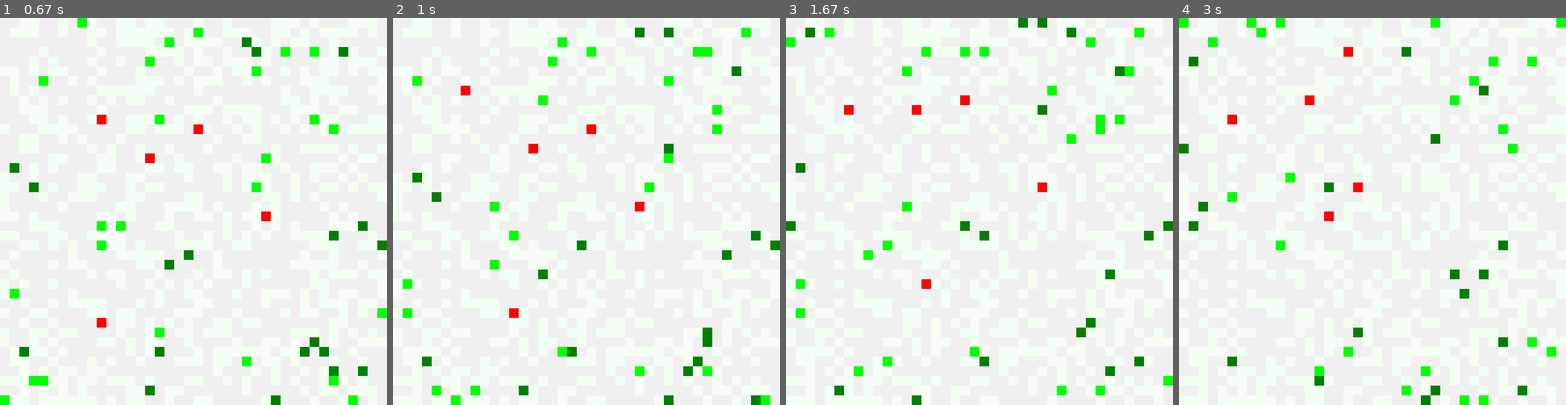
Above: before the commit, frames 1-4 (left to right).
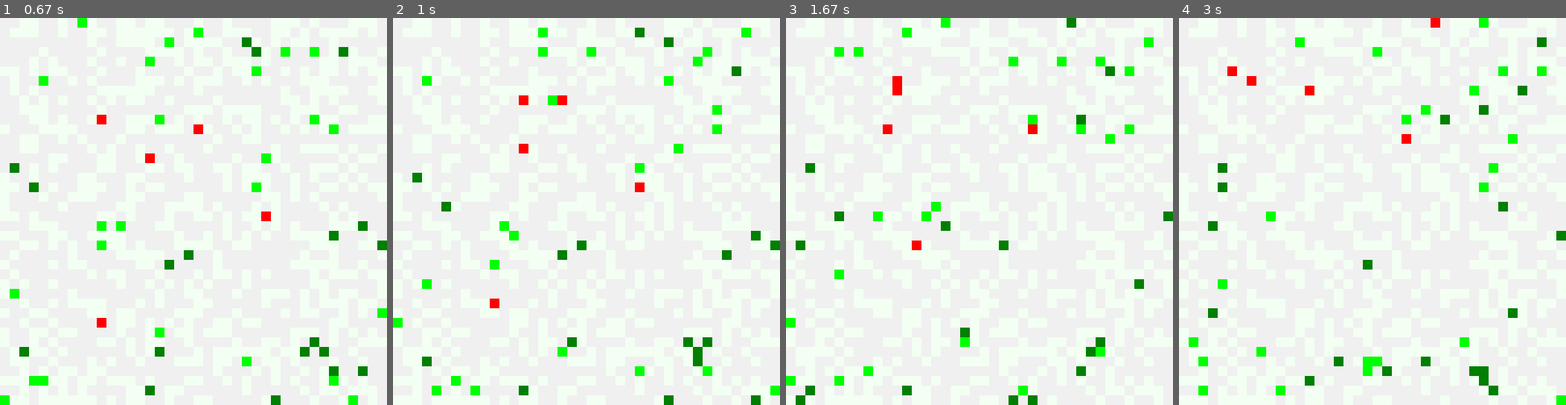
Above: after the commit, the same moments.

Repository: snisarg/263C
Game: pygame game, started from game.py
Two runs of this game, one before a commit and one after it. Both use one fixed random seed, a clock stepped at 60 frames per second and the inputs below. The source is Python 2; it was converted automatically to run under Python 3.
Inputs:
- Up to frame 1 (0.67 s): no input
- Up to frame 2 (1 s): no input
- Up to frame 3 (1.67 s): no input
- Up to frame 4 (3 s): no input

Frame 1 is identical in both runs. In frame 2, 2.9% of the frame differs, in the area x 0-100%, y 2-100%; in frame 3, 6.0%, in the area x 0-100%, y 0-100%; in frame 4, 5.9%.

Commit message:
Animat energy increased on easy prey kill. Printing whole q table

Diff:
--- a/animat.py
+++ b/animat.py
@@ -236,11 +236,13 @@
             if isinstance(animat, EPrey) and self.qlearn.chosen_action == State.PreyEasyClosest:
                 print "Predator ID ", self.id
                 grid.singleton_world.kill(animat)
+                self.energy += 200
                 self.qlearn.doQLearning(self.get_reward(1), self.sense_state(self.__closest_animat()))
                 break
             elif isinstance(animat, HPrey) and animat.energy <= self.energy and self.qlearn.chosen_action == State.PreyHardClosest:
                 print "Predator ID ", self.id
                 grid.singleton_world.kill(animat)
+                self.energy += 400
                 self.qlearn.doQLearning(self.get_reward(2), self.sense_state(self.__closest_animat()))
                 break
             elif isinstance(animat, HPrey) and animat.energy > self.energy and self.qlearn.chosen_action == State.PreyHardClosest:
@@ -286,5 +288,7 @@
                     list_state.append(State.PreyHardClosest)
             return list_state
 
+    def printqtable(self):
+        print self.qlearn.table
 # So Easy prey are killed. Hard Prey fight back.
 # Predators on losing, must wait on spot, else they keep chasing hard prey continuously.
--- a/game.py
+++ b/game.py
@@ -15,7 +15,7 @@
     (len(game_grid)*config.cell_pixel_height(), len(game_grid[0])*config.cell_pixel_width()))
 generation_size = config.get_generation_size()
 generation_number = 0
-print "Generation :", generation_number
+print "----------Generation :", generation_number + 1
 while not done:
     # --- Main event loop
     for event in pygame.event.get(): # User did something
@@ -40,7 +40,10 @@
     generation_size -=1
     if generation_size == 0:
         generation_number += 1
-        print "----------Generation :", generation_number
+        print "At the end of generation " , generation_number
+        print "****QTABLE****"
+        grid.singleton_world.printqtables()
+        print "----------Generation :", generation_number + 1
         grid.singleton_grid = Grid()
         grid.singleton_world.new_generation(grid.singleton_grid)
         game_grid = grid.singleton_grid.grid
--- a/qlearning.py
+++ b/qlearning.py
@@ -39,8 +39,8 @@
     # Value is a list of actions followed by their q-values
     def settable(self):
         self.table[State.PreyNotVisible] = [Action.MoveRandomly, self.rand()]
-        self.table[(State.Hungry, State.PreyEasyClosest)] = [Action.TowardsEasyPrey, self.rand(), Action.MoveRandomly, self.rand()]
-        self.table[(State.Hungry, State.PreyHardClosest)] = [Action.TowardsHardPrey, self.rand(), Action.MoveRandomly, self.rand()]
+        self.table[(State.Hungry, State.PreyEasyClosest)] = [Action.TowardsEasyPrey, self.rand(), Action.MoveRandomly, 0.2]
+        self.table[(State.Hungry, State.PreyHardClosest)] = [Action.TowardsHardPrey, self.rand(), Action.MoveRandomly, 0.2]
         self.table[State.NotHungry] = [Action.MoveRandomly, self.rand()]
         self.table[(State.Hungry, State.PredatorAskHelp)] = [Action.SignalForHelp, self.rand()]
         self.table[(State.Hungry, State.FollowSignal)] = [Action.TowardsSignal, self.rand()]
@@ -98,9 +98,9 @@
 
         # print "Updated Q value ", oldq , newq
         # Update QValue and reflect in Table
-        print "Before", prev_state, prev_action
+        # print "Before", prev_state, prev_action
         prev_action[prev_max_index+1] = oldq
-        print "After", prev_action
+        # print "After", prev_action
         self.table[tuple(prev_state)] = prev_action
 
 
